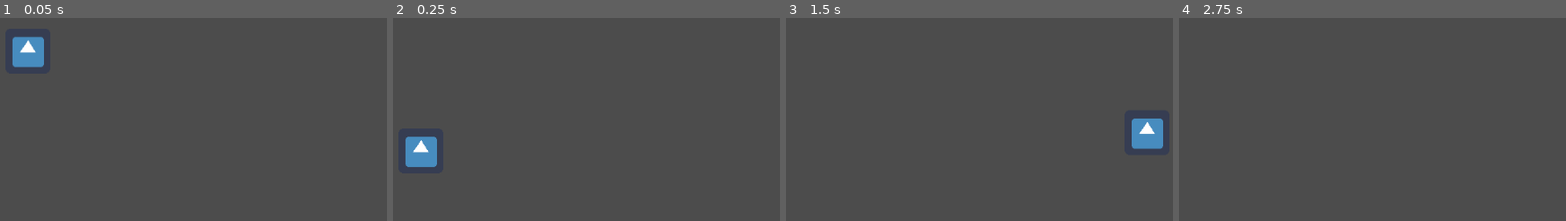
Above: before the commit, frames 1-4 (left to right).
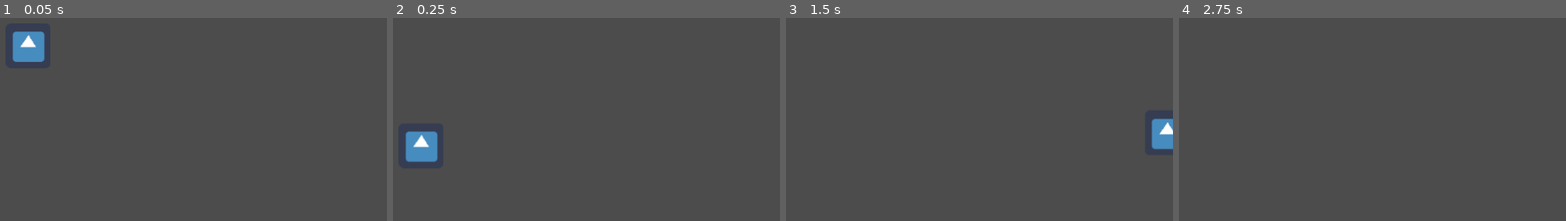
Above: after the commit, the same moments.

Repository: Grandmasterjtg/Organ-Game
Game: Godot game, scene res://Levels/TestLevel.tscn
Two runs of this game, one before a commit and one after it. Both use one fixed random seed, a clock stepped at 60 frames per second and the inputs below. The engine's default icon, where the game draws it, is replaced by a stand-in: a white triangle on a blue panel in a dark square.
Inputs:
- Up to frame 1 (0.05 s): no input
- Up to frame 2 (0.25 s): no input
- Up to frame 3 (1.5 s): hold D (move_right) from 0.53 s (still down); tap P (test, bound only after the commit) at 0.6 s; tap Space (jump) at 0.77, 0.8, 1.07, 1.35 s
- Up to frame 4 (2.75 s): tap Space (jump) at 1.52, 1.82, 2.3 s; tap P (test, bound only after the commit) at 1.55, 2.1 s; tap Enter at 2 s; release D (move_right) at 2.03 s; hold A (move_left) from 2.03 s (still down)

The runs differ from the first frame. In frame 1, 0.7% of the frame differs, in the area x 3-12%, y 6-25%; in frame 2, 0.7%; in frame 3, 1.2%, in the area x 89-100%, y 49-65%; in frame 4, nothing differs.

Commit message:
Changed movement and Started adding enemy reaction

Diff:
--- a/OrganGame/Levels/TestLevel.tscn
+++ b/OrganGame/Levels/TestLevel.tscn
@@ -1,20 +1,21 @@
 [gd_scene load_steps=3 format=2]
 
-[ext_resource path="res://Scenes/Player.tscn" type="PackedScene" id=1]
+[ext_resource path="res://Scenes/PlayerMovement.tscn" type="PackedScene" id=1]
 
 [sub_resource type="RectangleShape2D" id=1]
 extents = Vector2( 512, 32 )
 
 [node name="Test Level" type="Node"]
 
-[node name="Player" parent="." instance=ExtResource( 1 )]
-
 [node name="StaticBody2D" type="StaticBody2D" parent="."]
-position = Vector2( 503, 545 )
+position = Vector2( 716, 545 )
 __meta__ = {
 "_edit_group_": true
 }
 
 [node name="CollisionShape2D" type="CollisionShape2D" parent="StaticBody2D"]
-position = Vector2( 10, 22 )
+position = Vector2( -204, 22 )
 shape = SubResource( 1 )
+
+[node name="PlayerMovement" parent="." instance=ExtResource( 1 )]
+position = Vector2( 513, 288 )
--- /dev/null
+++ b/OrganGame/Scenes/EnemyReaction.tscn
@@ -0,0 +1,21 @@
+[gd_scene load_steps=4 format=2]
+
+[ext_resource path="res://icon.png" type="Texture" id=1]
+[ext_resource path="res://Scripts/EnemyReaction.gd" type="Script" id=2]
+
+[sub_resource type="RectangleShape2D" id=1]
+extents = Vector2( 30, 28.5 )
+
+[node name="EnemyReaction" type="KinematicBody2D"]
+position = Vector2( 497, 296 )
+script = ExtResource( 2 )
+__meta__ = {
+"_edit_group_": true
+}
+
+[node name="CollisionShape2D" type="CollisionShape2D" parent="."]
+position = Vector2( 0, -0.5 )
+shape = SubResource( 1 )
+
+[node name="Sprite" type="Sprite" parent="."]
+texture = ExtResource( 1 )
--- a/OrganGame/Scenes/Player.tscn
+++ b/OrganGame/Scenes/PlayerMovement.tscn
@@ -6,9 +6,12 @@
 [sub_resource type="RectangleShape2D" id=1]
 extents = Vector2( 30.5, 29.5 )
 
-[node name="Player" type="KinematicBody2D"]
-position = Vector2( 512, 296 )
+[node name="PlayerMovement" type="KinematicBody2D"]
+position = Vector2( 496, 296 )
 script = ExtResource( 1 )
+__meta__ = {
+"_edit_group_": true
+}
 speed = 500.0
 jump_strength = 1500.0
 
@@ -17,4 +20,5 @@
 shape = SubResource( 1 )
 
 [node name="Sprite" type="Sprite" parent="."]
+position = Vector2( -0.5, 0.5 )
 texture = ExtResource( 2 )
--- /dev/null
+++ b/OrganGame/Scripts/EnemyReaction.gd
@@ -0,0 +1,11 @@
+extends KinematicBody2D
+
+
+var velocity = Vector2.ZERO
+
+func _physics_process(delta):
+	if Input.is_action_just_pressed:
+		react_to_damage()
+
+func react_to_damage():
+	pass
--- a/OrganGame/Scripts/PlayerMovement.gd
+++ b/OrganGame/Scripts/PlayerMovement.gd
@@ -2,37 +2,59 @@
 
 const UP_DIRECTION := Vector2.UP
 
+# movement variables
 export var speed := 600.0
-export var jump_speed := 15.0
+export var jump_speed := 50.0
+export var max_speed_offset := 50.0
+
+# jump variables
 export var jump_strength := 2000.0
 export var gravity := 4500.0
 
+# movement velocity
 var velocity := Vector2.ZERO
 
 func _physics_process(delta):
-	var horizontal_direction = velocity.x / speed
-
-	if is_on_floor():
-		horizontal_direction = (
-			Input.get_action_strength("move_right")
-			- Input.get_action_strength("move_left")
+	# calculate horizontal direction based on player input
+	# -1 when moving left 1 when moving right
+	var horizontal_direction = (
+		Input.get_action_strength("move_right")
+		- Input.get_action_strength("move_left")
 		)
 
-	velocity.x = horizontal_direction * speed
-	velocity.y += gravity * delta
+	if Input.is_action_just_pressed("test"):
+		change_velocity(Vector2(-200, -1000))
+	# if player is on ground, horizontal velocity is directly set to speed * direction
+	elif is_on_floor():
+		set_velocity(Vector2(horizontal_direction * speed, 0))
 
+	# if player is in air, horizontal velocity is gradually changed and clamped between
+	# speed + offset and negative speed - offset
+	else:
+		change_velocity(Vector2(horizontal_direction * jump_speed, 0))
+		velocity.x = clamp(velocity.x, -speed - max_speed_offset, speed + max_speed_offset)
+
+	# vertical velocity is dependant on time
+	change_velocity(Vector2(0, gravity * delta))
+
+	# boolean variables for state checking
+	# *** later use with animations ***
 	var is_falling := velocity.y > 0 and not is_on_floor()
 	var is_jumping := Input.is_action_just_pressed("jump") and is_on_floor()
 	var is_jump_cancelled := velocity.y < 0 and Input.is_action_just_released("jump")
 	var is_idle := is_zero_approx(velocity.x) and  is_on_floor()
 	var is_running := not is_zero_approx(velocity.x) and is_on_floor()
 
+	# state handling
 	if is_jumping:
-		velocity.y = -jump_strength
+		set_velocity(Vector2(velocity.x, -jump_strength))
 	elif is_jump_cancelled:
-		velocity.y = 0.0
-	elif is_falling:
-		pass
+		set_velocity(Vector2(velocity.x, 0.0))
 
+	# moves player with move_and_slide and sets velocity to the calculated velocity
+	set_velocity(move_and_slide(velocity, UP_DIRECTION))
 
-	velocity = move_and_slide(velocity, UP_DIRECTION)
+func set_velocity(new_velocity : Vector2):
+	velocity = new_velocity
+func change_velocity(movement : Vector2):
+	velocity += movement
--- a/OrganGame/project.godot
+++ b/OrganGame/project.godot
@@ -33,6 +33,11 @@
 "events": [ Object(InputEventKey,"resource_local_to_scene":false,"resource_name":"","device":0,"alt":false,"shift":false,"control":false,"meta":false,"command":false,"pressed":false,"scancode":0,"physical_scancode":32,"unicode":0,"echo":false,"script":null)
  ]
 }
+test={
+"deadzone": 0.5,
+"events": [ Object(InputEventKey,"resource_local_to_scene":false,"resource_name":"","device":0,"alt":false,"shift":false,"control":false,"meta":false,"command":false,"pressed":false,"scancode":0,"physical_scancode":80,"unicode":0,"echo":false,"script":null)
+ ]
+}
 
 [physics]
 
